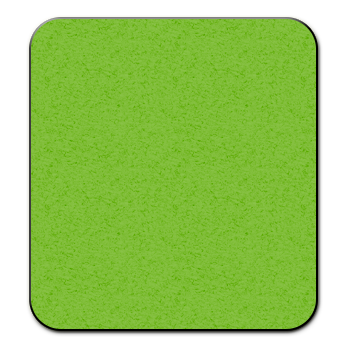
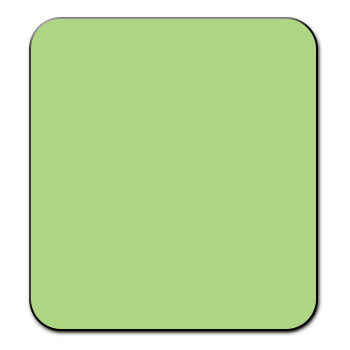
Before/after of a 350x350 layered artwork. What changed in the layer stack:
pixels changed over 31, 19, 316, 329 (layer not identified)
